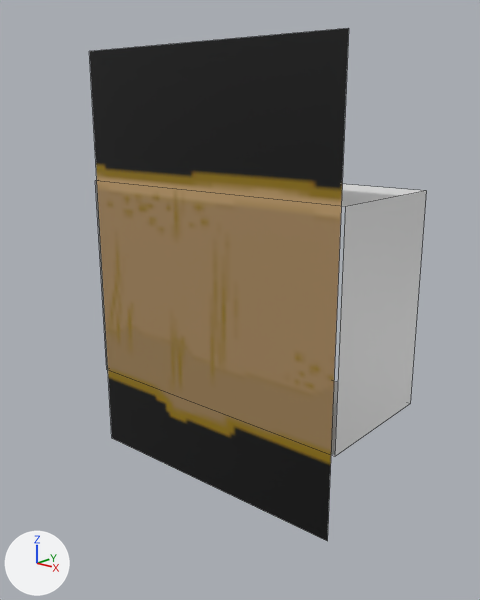
The Blender file Content/PuffBOMB/3D/Mountain/DarkLogH4.blend as it was, and as the next commit left it.
Both versions are drawn from a 50 mm camera at (7.74, -7.0, 5.06) aimed at (1.93, -0.18, 2.51). Arrows for +X, +Y and +Z are at lower left; the lights stay in place. Mesh edges are drawn as thin lines.
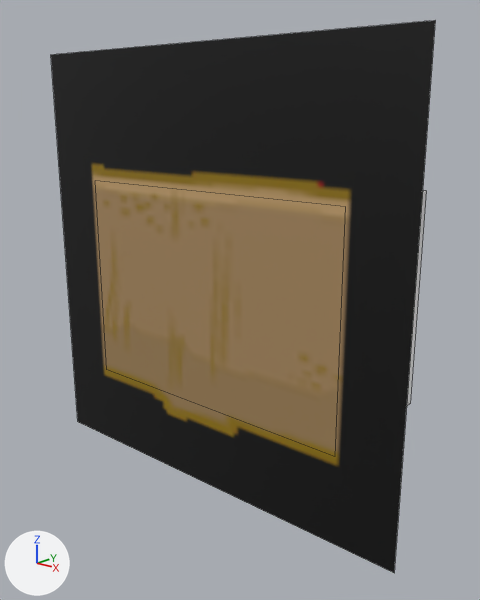
The edits, one by one:
Picture 'DarkLog4.png.001' (img_darklog4_png_001) is new.
Material 'DarkLog4.png.001' (mat_darklog4_png_001) is new.
Its texture is img_darklog4_png_001.
me_plane has 4 vertices, 1 face and spans x 0.0..0.703, y 0.0..1.0, z 0.2.
me_plane is used by ob_plane; location (-0.1, 0.2, 0.0); rotation (1.571, 0.0, 0.0), in degrees (90, 0, 0); scale (5.83, 5.83, 5.83).
me_plane no longer uses material mat_darklog4_png (picture img_darklog4_png).
Part 1, on me_plane:
Vertex 0 of me_plane moves from (0.703, 1.0, 0.2) at pixel (348, 28) to (0.857, 1.0, 0.2) at pixel (435, 20).
Vertex 1 of me_plane moves from (0.703, 0.0, 0.2) at pixel (327, 541) to (0.857, 0.0, 0.2) at pixel (394, 573).
Vertex 2 of me_plane moves from (0.0, 0.0, 0.2) at pixel (111, 438) to (-0.154, 0.0, 0.2) at pixel (77, 421).
Vertex 3 of me_plane moves from (0.0, 1.0, 0.2) at pixel (89, 51) to (-0.154, 1.0, 0.2) at pixel (50, 54).
me_plane now uses material mat_darklog4_png_001 (picture img_darklog4_png_001).

Location of each change, [x1, y1, x2, y2] in pixels of the pictures (480 x 600 px):
'Plane', recoloured, reshaped (48% wider, 8% taller): before [89, 28, 349, 541]; after [51, 20, 435, 573]
'Cube', unchanged, covered by the edit: before [95, 181, 426, 457]; after [407, 191, 426, 406]
